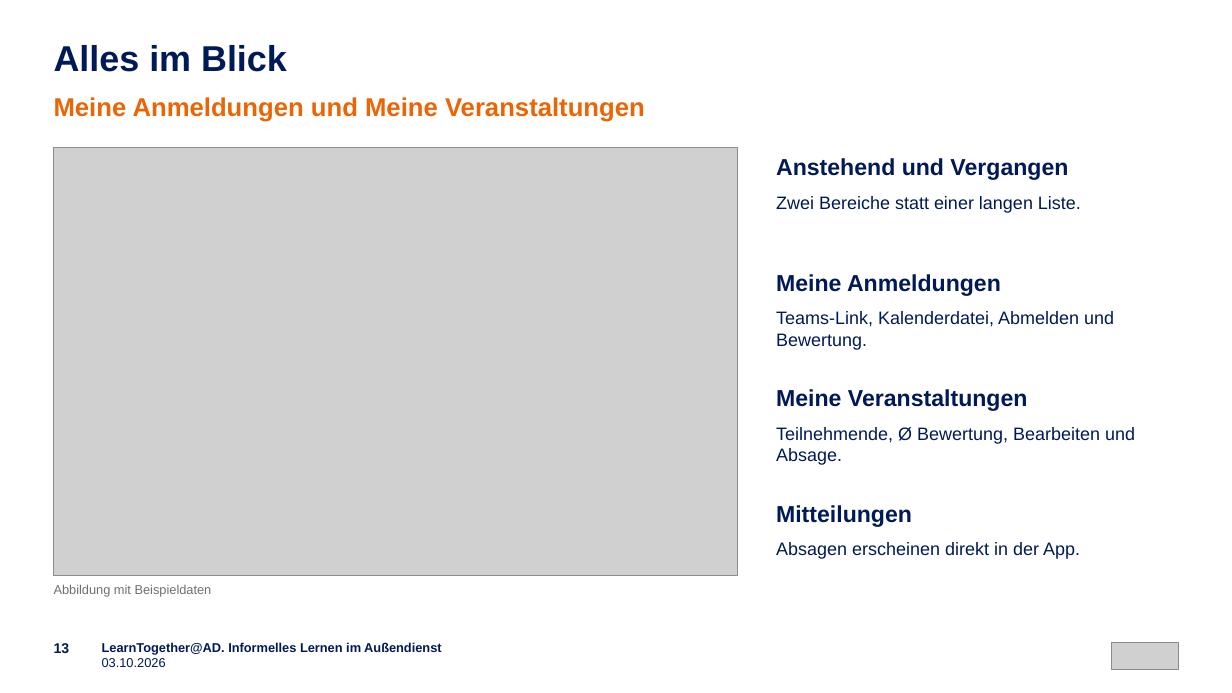
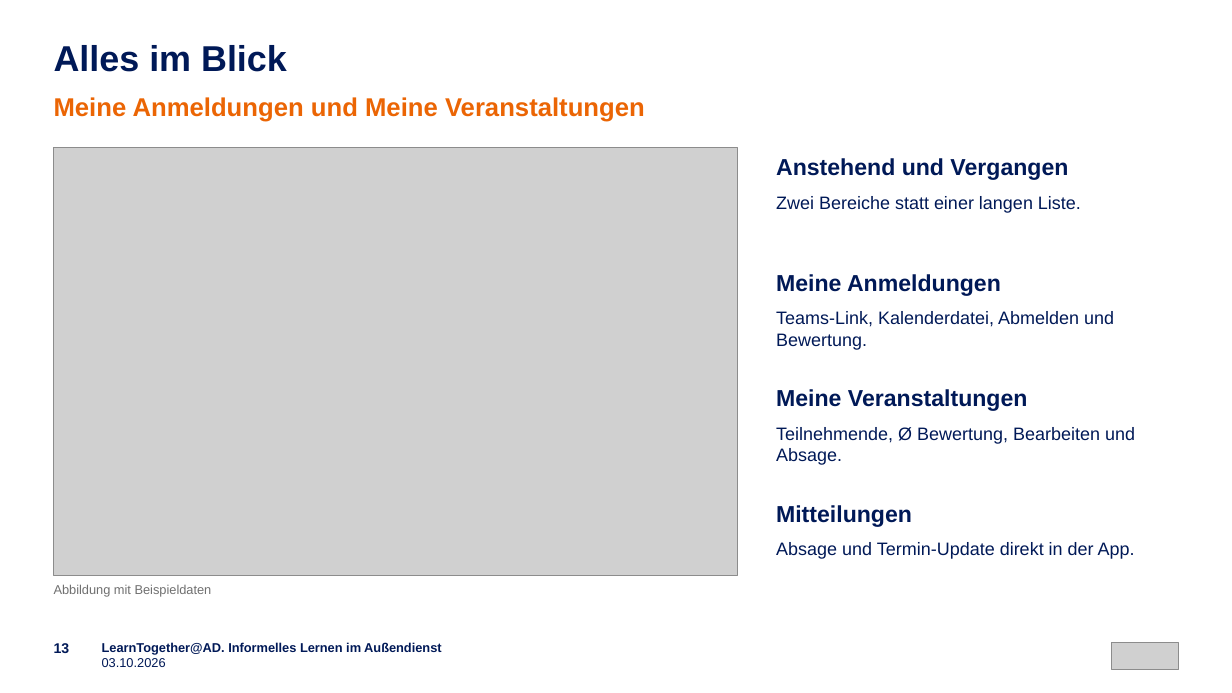
Before and after one commit to emplush/ruv_learntogether, a slide deck: slide 13 of docs/LearnTogether-AD_Praesentation.pptx. Drawn at 1232x693 pixels with LibreOffice and Linux fonts; fonts in the diff are those of the drawing; grey boxes stand for pictures. Boxes give left, top, right and bottom in pixels: in the first picture for what was removed or moved away, otherwise in the second. Text is boxed around its words. In the diff, an @@ line names an element or a change of style, - is before the commit and + after.

```diff
--- a/docs/LearnTogether-AD_Praesentation.pptx
+++ b/docs/LearnTogether-AD_Praesentation.pptx
@@ text at bbox=[776, 542, 1135, 559]: text changed @@
-Absagen erscheinen direkt in der App.
+Absage und Termin-Update direkt in der App.
```
Also in this commit, not shown: 4 other slides changed, 34 other files.
